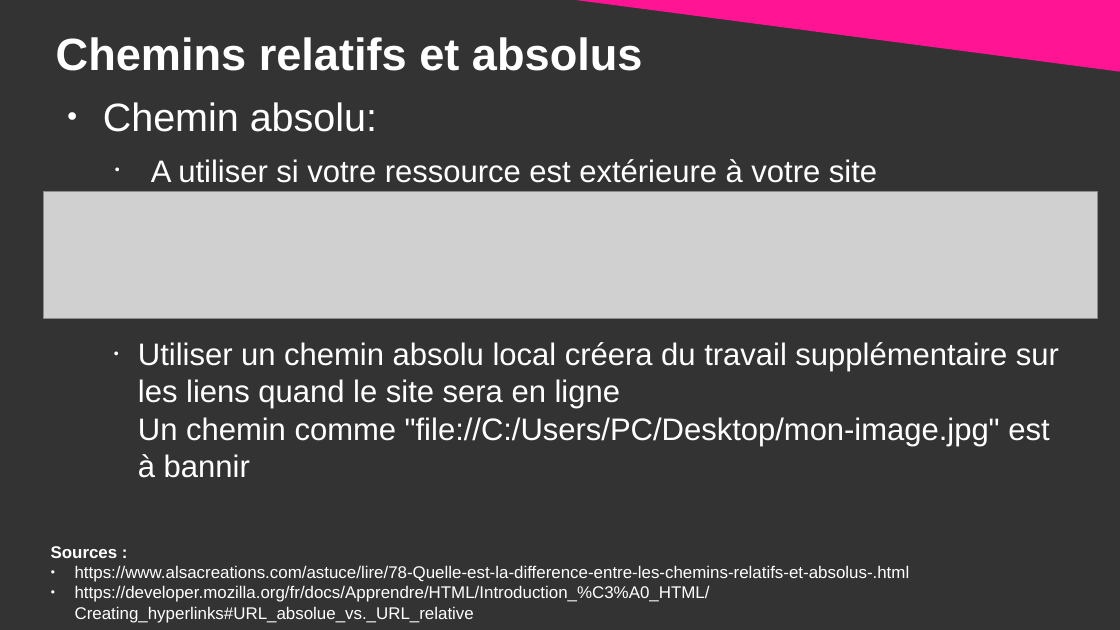
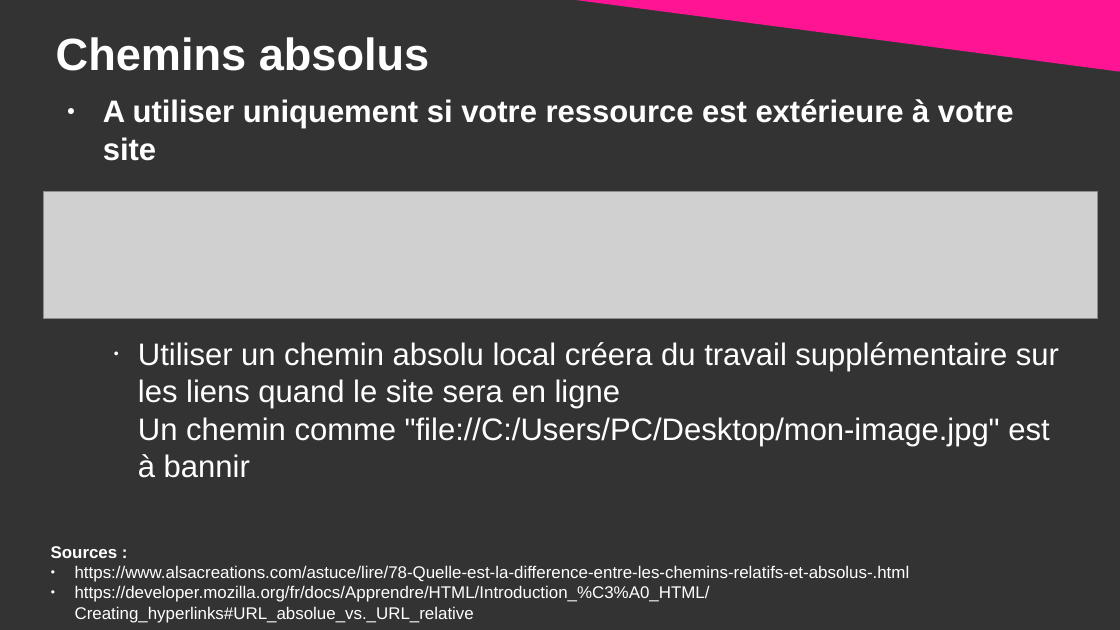
Before and after one commit to DanYellow/cours, a slide deck: slide 37 of integration-web-s1/travaux-pratiques/numero-1/presentation.odp (slide 30 before the commit). Drawn at 1120x630 pixels with LibreOffice and Linux fonts; fonts in the diff are those of the drawing; grey boxes stand for pictures. Boxes give left, top, right and bottom in pixels: in the first picture for what was removed or moved away, otherwise in the second. Text is boxed around its words. In the diff, an @@ line names an element or a change of style, - is before the commit and + after.

```diff
--- a/integration-web-s1/travaux-pratiques/numero-1/presentation.odp
+++ b/integration-web-s1/travaux-pratiques/numero-1/presentation.odp
@@ title at (x1=56, y1=37, x2=430, y2=71): text changed @@
-Chemins relatifs et absolus
+Chemins absolus
@@ text at (x1=103, y1=99, x2=1014, y2=161): text changed; bold on @@
-● Chemin absolu:
-  • A utiliser si votre ressource est extérieure à votre site
+● A utiliser uniquement si votre ressource est extérieure à votre site
```
Also in this commit, not shown: 5 other slides changed, 1 slide removed, 16 other files.
